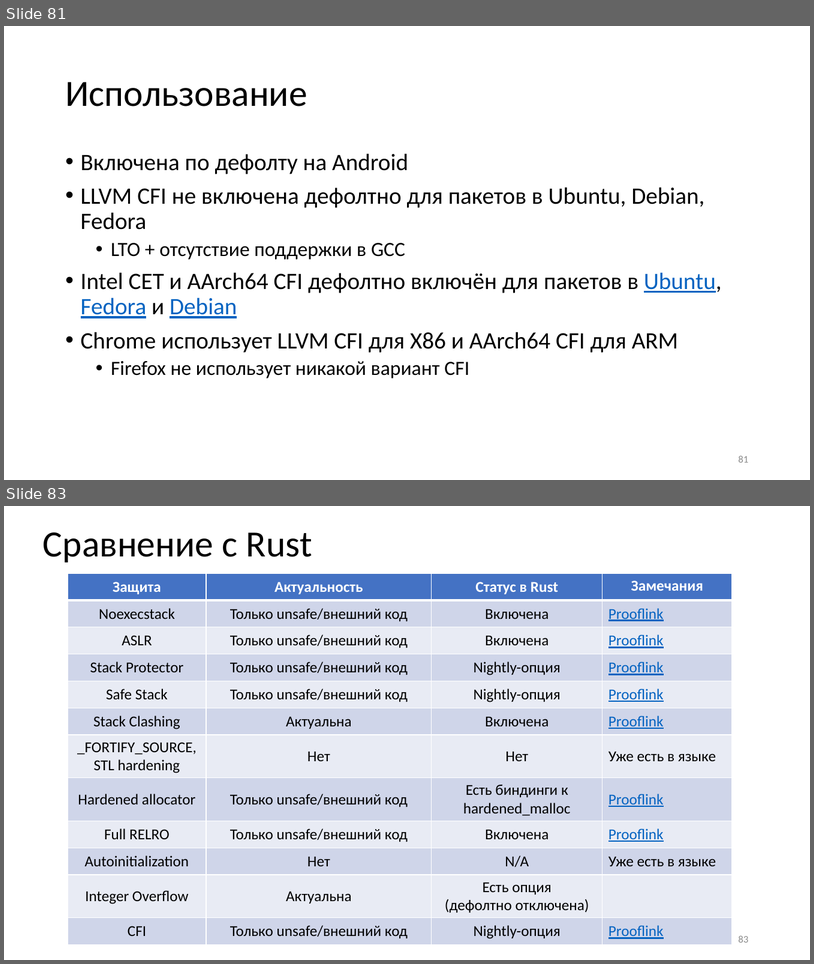
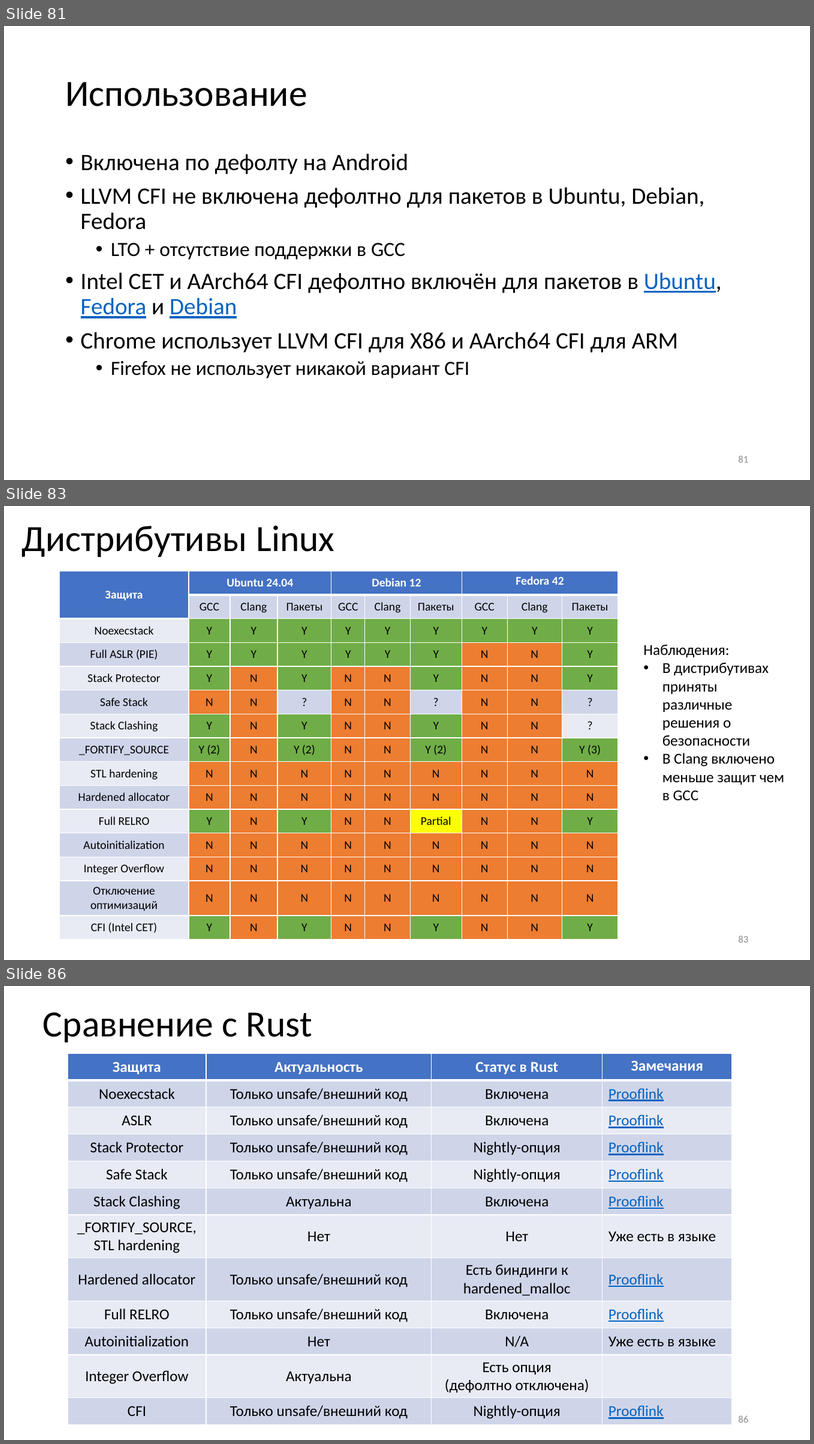
Before and after one commit to yugr/slides, a slide deck: CppZeroCost/2025/RU.pptx. Shown one above the other, each under a label of ours: slides 81 and 83 before the commit, slides 81, 83 and 86 after it; the slides between them are not shown. The pictures are 814x964 and 814x1444 pixels, drawn with LibreOffice and Linux fonts; fonts in the diff are those of the drawing. Boxes give left, top, right and bottom in pixels: in the first picture for what was removed or moved away, otherwise in the second. Text is boxed around its words. In the diff, an @@ line names an element or a change of style, - is before the commit and + after.

Commit message:
WIP adding diagrams for hardening uses.

```diff
--- a/CppZeroCost/2025/RU.pptx
+++ b/CppZeroCost/2025/RU.pptx
@@ slide 83 added at (4,506,810,960), background #FFFFFF @@
@@ title added at (21,525,335,557), 44 pt, text #000000 @@
+Дистрибутивы Linux
@@ table added at (60,571,617,939), 15 rows, 10 columns @@
+Защита | Ubuntu 24.04 |  |  | Debian 12 |  |  | Fedora 42 |  | 
+ | GCC | Clang | Пакеты | GCC | Clang | Пакеты | GCC | Clang | Пакеты
+Noexecstack | Y | Y | Y | Y | Y | Y | Y | Y | Y
+Full ASLR (PIE) | Y | Y | Y | Y | Y | Y | N | N | Y
+Stack Protector | Y | N | Y | N | N | Y | N | N | Y
+Safe Stack | N | N | ? | N | N | ? | N | N | ?
+Stack Clashing | Y | N | Y | N | N | Y | N | N | ?
+_FORTIFY_SOURCE | Y (2) | N | Y (2) | N | N | Y (2) | N | N | Y (3)
+STL hardening | N | N | N | N | N | N | N | N | N
+Hardened allocator | N | N | N | N | N | N | N | N | N
+Full RELRO | Y | N | Y | N | N | Partial | N | N | Y
+Autoinitialization | N | N | N | N | N | N | N | N | N
+Integer Overflow | N | N | N | N | N | N | N | N | N
+Отключение оптимизаций | N | N | N | N | N | N | N | N | N
+CFI (Intel CET) | Y | N | Y | N | N | Y | N | N | Y
@@ text added at (644,645,785,800), 18 pt, text #000000 @@
+Наблюдения:
+• В дистрибутивах приняты различные решения о безопасности
+• В Clang включено меньше защит чем в GCC
@@ page number added at (738,935,749,942), 12 pt, text #8C8C8C @@
+83
@@ what was slide 83 is now slide 86 @@
@@ page number at (738,1415,749,1422): text changed @@
-83
+86
```
Also in this commit, not shown: 3 other slides added, 1 slide removed, 1 other file.
